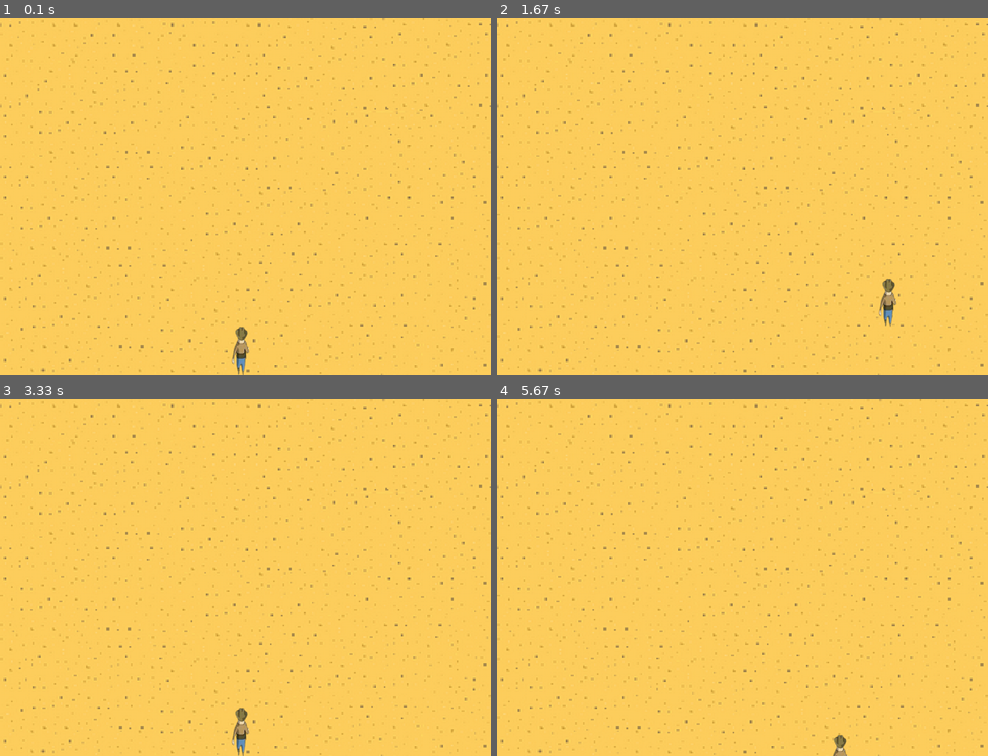
Above: before the commit, frames 1-4 (two rows, left to right).
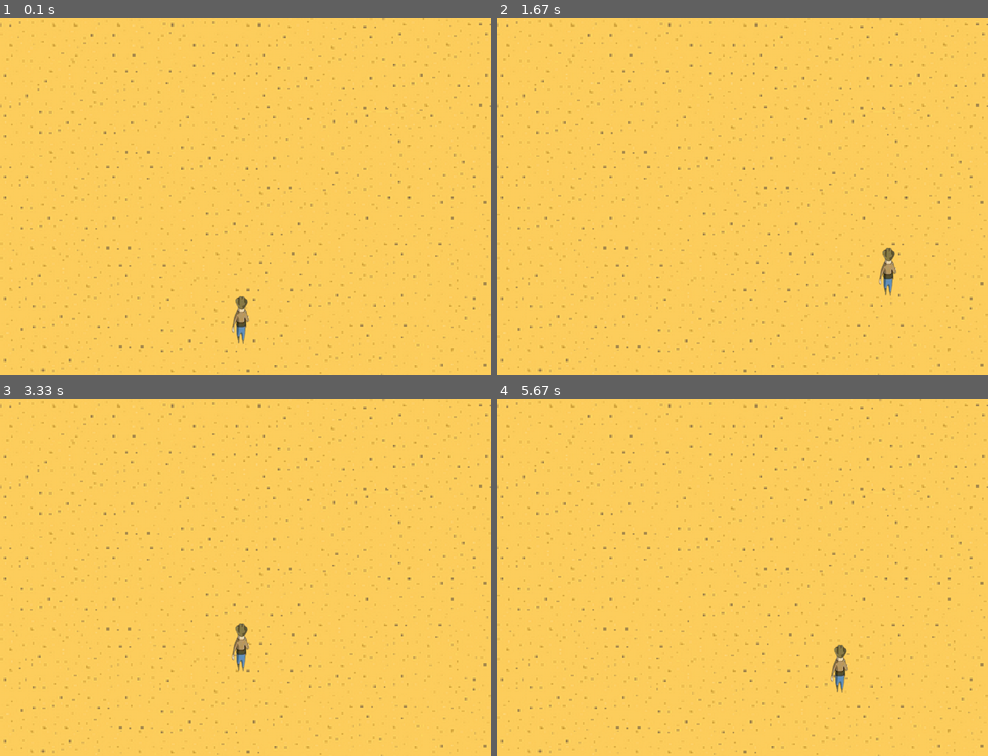
Above: after the commit, the same moments.

Repository: Ivailo2707/Pygame_Project_Cowboy
Game: pygame game, started from main.py
Two runs of this game, one before a commit and one after it. Both use one fixed random seed, a clock stepped at 60 frames per second and the inputs below.
Inputs:
- Up to frame 1 (0.1 s): no input
- Up to frame 2 (1.67 s): hold D 0.33-0.8 s; hold W 0.83-1.13 s; hold D 1.17-1.63 s
- Up to frame 3 (3.33 s): hold A 1.67-2.2 s; hold S 2.23-2.53 s; hold A 2.57-2.97 s; hold W from 3 s (still down)
- Up to frame 4 (5.67 s): release W at 3.37 s; hold D 3.4-4.03 s; hold S 4.07-4.43 s; hold A 4.47-4.93 s; hold D 4.97-5.43 s; hold W from 5.47 s (still down)

The runs differ from the first frame. In frame 1, 0.5% of the frame differs, in the area x 47-51%, y 77-100%; in frame 2, 0.5%; in frame 3, 0.6%, in the area x 47-51%, y 62-100%; in frame 4, 0.4%.

Commit message:
Collision Fixed

Diff:
--- a/Player1.py
+++ b/Player1.py
@@ -1,6 +1,7 @@
 import pygame
 import os
 
+WIDTH, HEIGHT = 1100, 800
 
 class Player1:
     def __init__(self, x, y, width, height, p1_image):
@@ -19,11 +20,11 @@
 
     def handle_movement(self):
         keys_pressed = pygame.key.get_pressed()
-        if keys_pressed [pygame.K_w] and self.x + self.VEL > 400 + self.height:
+        if keys_pressed [pygame.K_w] and self.y + self.VEL > HEIGHT/2:
             self.y -= self.VEL
-        if keys_pressed [pygame.K_a] and self.x + self.VEL + self.height > 0:
+        if keys_pressed [pygame.K_a] and self.x + self.VEL > -10:
             self.x -= self.VEL
-        if keys_pressed [pygame.K_s] and self.y - self.VEL < 800:
+        if keys_pressed [pygame.K_s] and self.y + self.VEL < 675:
             self.y += self.VEL
-        if keys_pressed [pygame.K_d] and self.y + self.VEL + self.width < 1100:
+        if keys_pressed [pygame.K_d] and self.x + self.VEL < 1030:
             self.x += self.VEL
--- a/main.py
+++ b/main.py
@@ -10,7 +10,7 @@
 
 PLAYER_1_IMAGE = pygame.image.load(os.path.join('Assets', 'Player_1.png'))
 
-P1 = Player1(WIDTH/2 - 60, 670, 100, 160, PLAYER_1_IMAGE)
+P1 = Player1(WIDTH/2 - 60, 600, 100, 160, PLAYER_1_IMAGE)
 
 DESERT = pygame.transform.scale(pygame.image.load(os.path.join('Assets', 'Desert.png')), (WIDTH, HEIGHT))
 
--- /dev/null
+++ b/tempCodeRunnerFile.py
@@ -0,0 +1,2 @@
+
+FPS = 60
